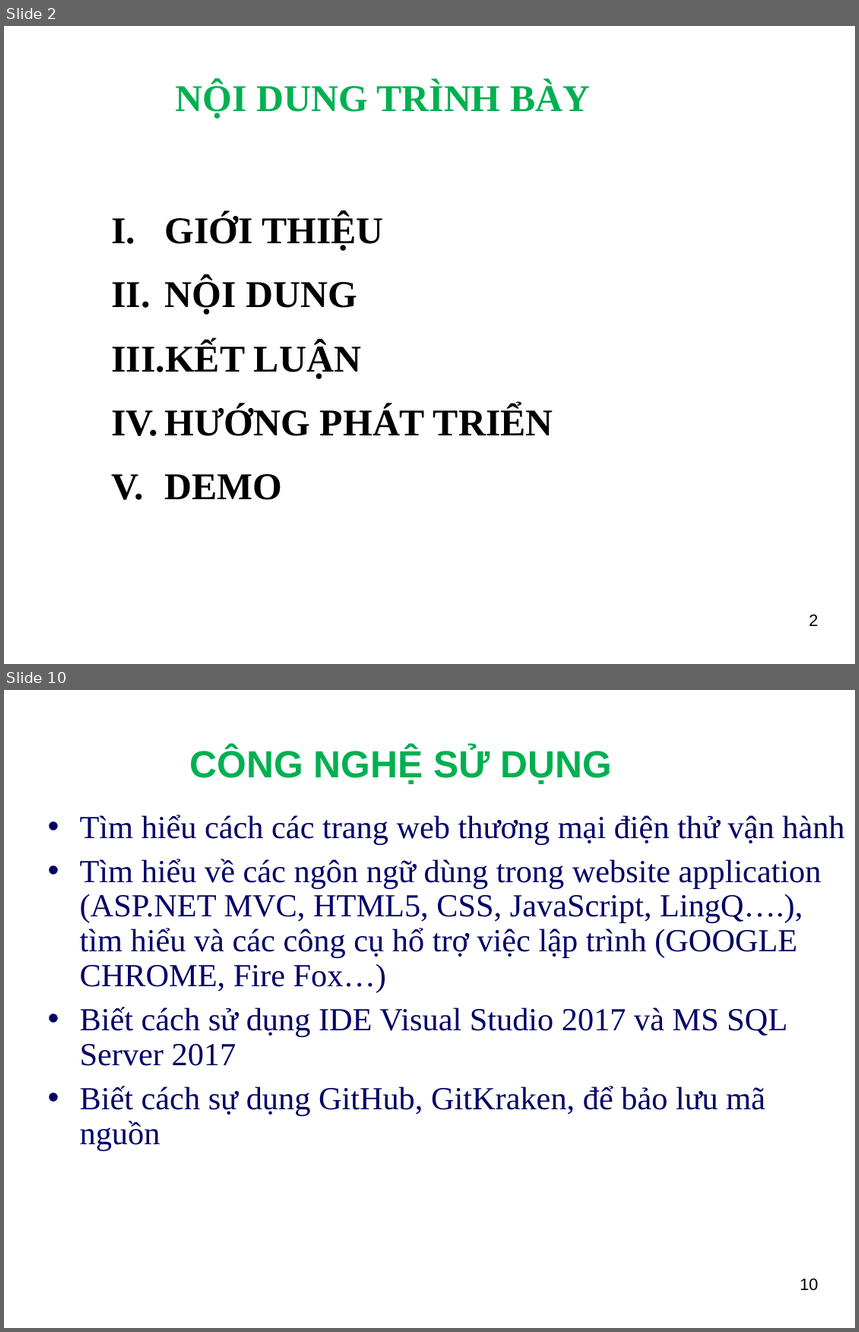
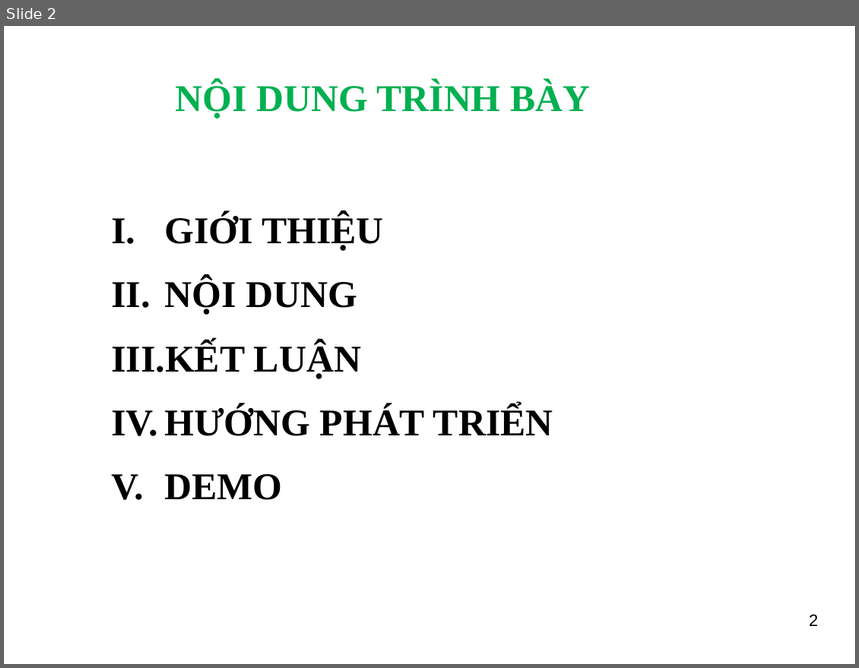
Before and after one commit to ngthuc/graduation-thesis, a slide deck: DOCUMENTS/documentations/Slide_HethongQuanlyProfileVienchucKhoaCNTT-TT_LeNguyenThucB1400731.ppt. Shown one above the other, each under a label of ours: slides 2 and 10 before the commit, slide 2 after it; the slides between them are not shown. The pictures are 859x1332 and 859x668 pixels, drawn with LibreOffice and Linux fonts; fonts in the diff are those of the drawing; background and template pictures are left out. Boxes give left, top, right and bottom in pixels: in the first picture for what was removed or moved away, otherwise in the second. Text is boxed around its words. In the diff, an @@ line names an element or a change of style, - is before the commit and + after.

```diff
--- a/DOCUMENTS/documentations/Slide_HethongQuanlyProfileVienchucKhoaCNTT-TT_LeNguyenThucB1400731.ppt
+++ b/DOCUMENTS/documentations/Slide_HethongQuanlyProfileVienchucKhoaCNTT-TT_LeNguyenThucB1400731.ppt
@@ slide 10 removed at bbox=[4, 690, 855, 1328], background picture (left out) @@
@@ title removed at bbox=[190, 747, 613, 784] @@
-CÔNG NGHỆ SỬ DỤNG
@@ text removed at bbox=[80, 815, 845, 1151] @@
-• Tìm hiểu cách các trang web thương mại điện thử vận hành
-• Tìm hiểu về các ngôn ngữ dùng trong website application (ASP.NET MVC, HTML5, CSS, JavaScript, LingQ….), tìm hiểu và các công cụ hổ trợ việc lập trình (GOOGLE CHROME, Fire Fox…)
-• Biết cách sử dụng IDE Visual Studio 2017 và MS SQL Server 2017
-• Biết cách sự dụng GitHub, GitKraken, để bảo lưu mã nguồn
@@ page number removed at bbox=[800, 1278, 818, 1291] @@
-10
```
Also in this commit, not shown: 8 slides changed, 10 slides added, 6 other slides removed, 2 other files.
